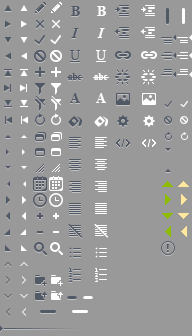
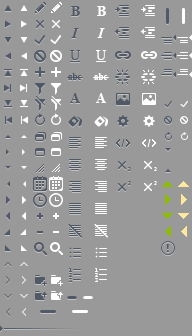
Layer changes from the first 192 × 336 image to the second:
added layer "superscript hover" in group "editor" over [144, 181, 157, 191]
added layer "superscript" in group "editor" over [118, 181, 131, 191]
added layer "subscript hover" in group "editor" over [144, 161, 157, 171]
added layer "subscript" in group "editor" over [118, 161, 131, 171]
